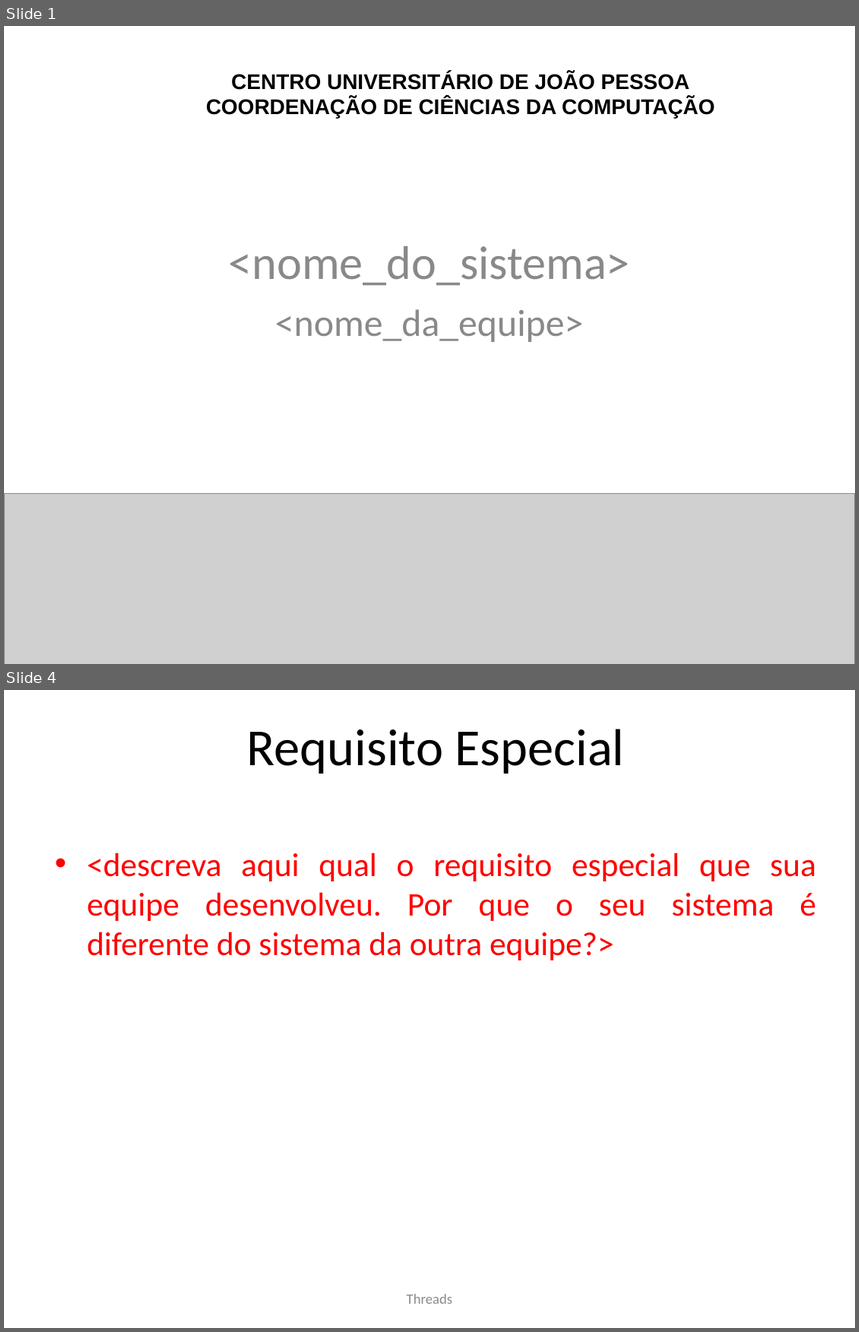
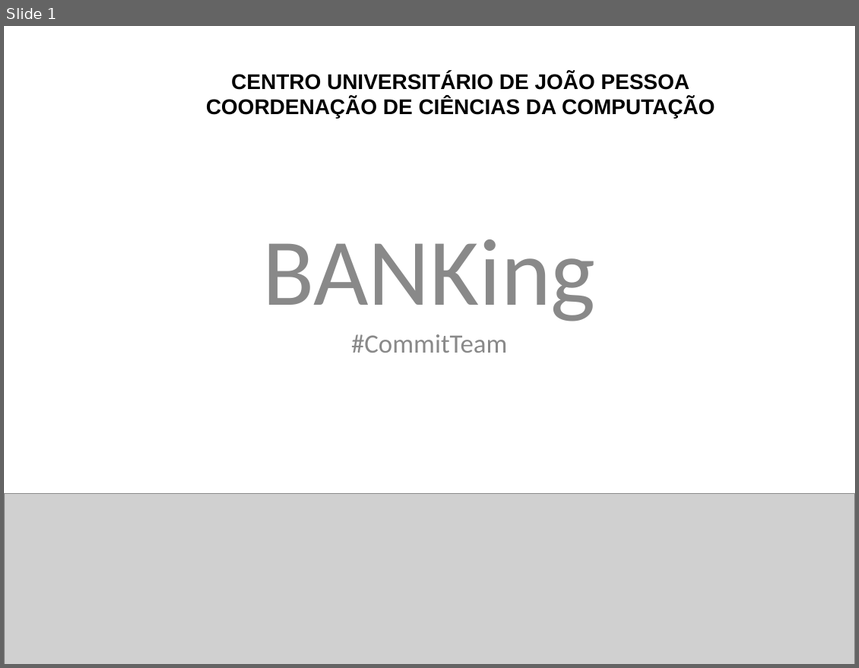
Before and after one commit to ArthurSilvestre/BancoCentral, a slide deck: documents/Modelo apresentação Projetão.ppt. Shown one above the other, each under a label of ours: slides 1 and 4 before the commit, slide 1 after it; the slides between them are not shown. The pictures are 859x1332 and 859x668 pixels, drawn with LibreOffice and Linux fonts; fonts in the diff are those of the drawing; grey boxes stand for pictures; background and template pictures are left out. Boxes give left, top, right and bottom in pixels: in the first picture for what was removed or moved away, otherwise in the second. Text is boxed around its words. In the diff, an @@ line names an element or a change of style, - is before the commit and + after.

Commit message:
Versão: 2.01.01 Titulo: Desenvolvimento do modulo de lançamento de movimento.
Descrição:
	-  br.unipe.cc.mlpIII.ui.gui: Modulo criado para gerenciar o controle
de movimentos, seja de credito ou debito, sobre as contas cadastradas no
sistema. Arquivo responsável pelo modulo:
		- TelaLancamentos.java.

	-  Documents: Arquivo 'Modelo apresentação Projetão.ppt'
disponibilizado para a apresentação do projeto.

	-  br.unipe.cc.mlpIII.util: alteração do nome contido no envio de email
de 'Banco Central' para 'BANKing'.

```diff
--- a/documents/Modelo apresentação Projetão.ppt
+++ b/documents/Modelo apresentação Projetão.ppt
@@ slide 4 removed at (x1=4, y1=690, x2=855, y2=1328), background #FFFFFF @@
@@ title removed at (x1=247, y1=729, x2=625, y2=774) @@
-Requisito Especial
@@ text removed at (x1=87, y1=853, x2=816, y2=961) @@
-• <descreva aqui qual o requisito especial que sua equipe desenvolveu. Por que o seu sistema é diferente do sistema da outra equipe?>
@@ text removed at (x1=407, y1=1294, x2=452, y2=1304) @@
-Threads
@@ slide 1 changed as well @@
@@ text at (x1=263, y1=240, x2=596, y2=353): text changed; size 40 to 22.4 pt @@
-<nome_do_sistema>
-<nome_da_equipe>
+BANKing
+#CommitTeam
```
Also in this commit, not shown: 3 slides added, 2 other slides removed, 6 other files.
